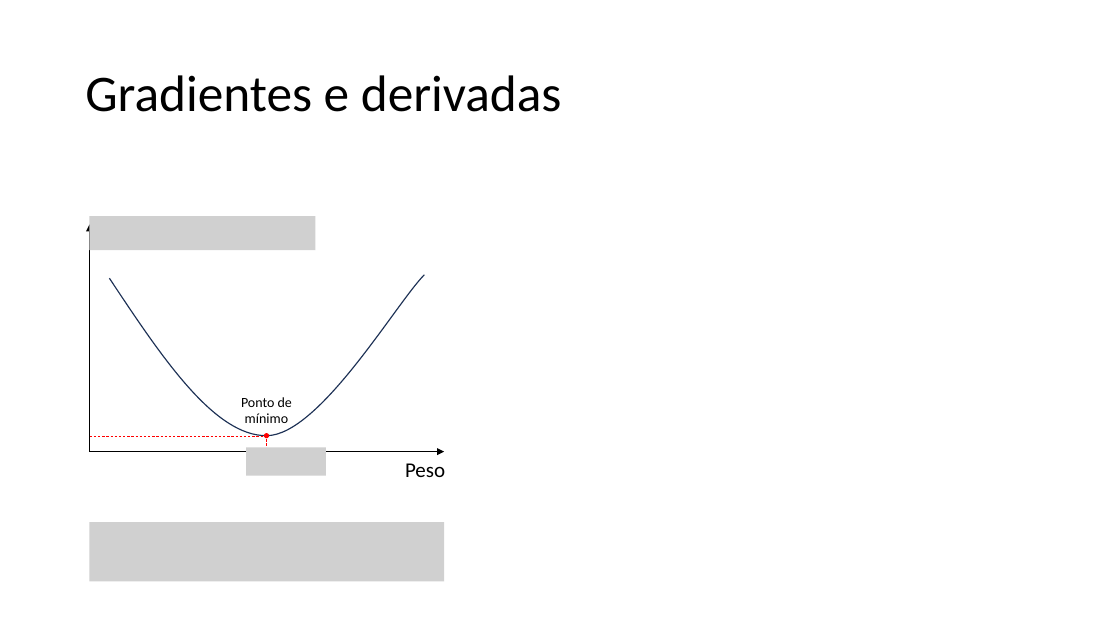
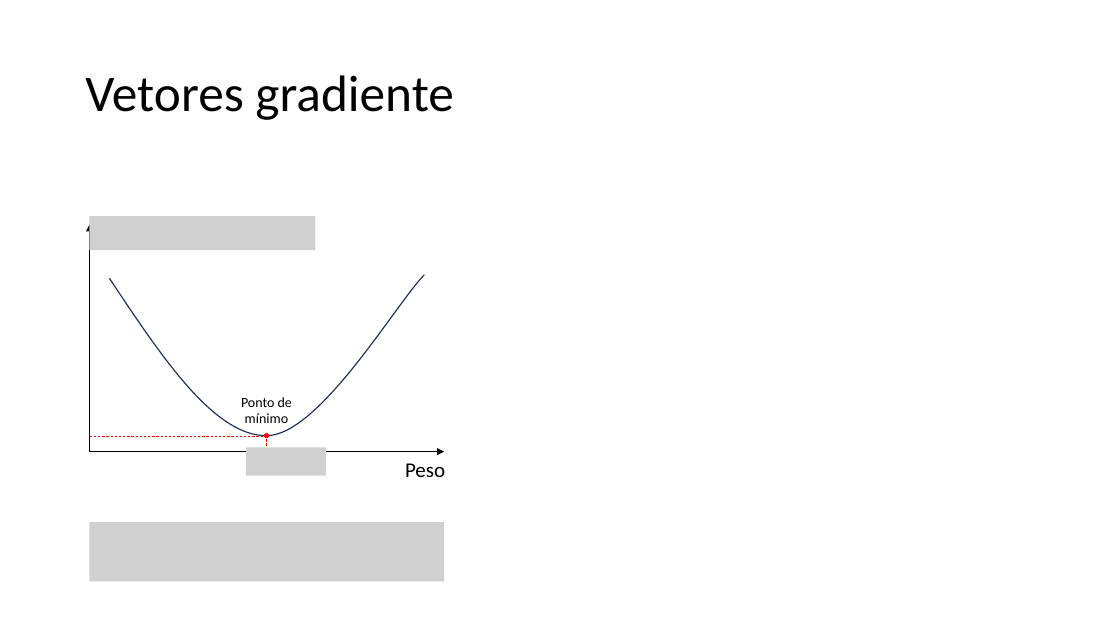
Before and after one commit to zz4fap/tp557-iot-ml, a slide deck: slide 3 of slides/TP557_6_Minimizando_o_erro.pptx. Drawn at 1120x630 pixels with LibreOffice and Linux fonts; fonts in the diff are those of the drawing; grey boxes stand for pictures. Boxes give left, top, right and bottom in pixels: in the first picture for what was removed or moved away, otherwise in the second. Text is boxed around its words. In the diff, an @@ line names an element or a change of style, - is before the commit and + after.

```diff
--- a/slides/TP557_6_Minimizando_o_erro.pptx
+++ b/slides/TP557_6_Minimizando_o_erro.pptx
@@ title at <box>85,75,454,120</box>: text changed @@
-Gradientes e derivadas
+Vetores gradiente
```
Also in this commit, not shown: 2 other slides changed, 4 slides added.
